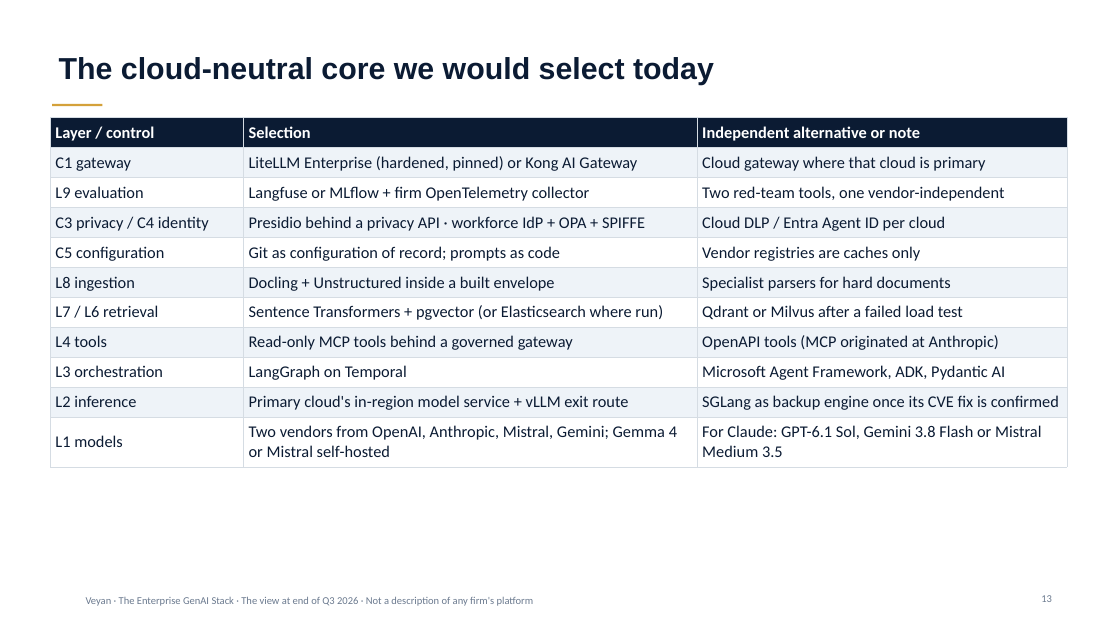
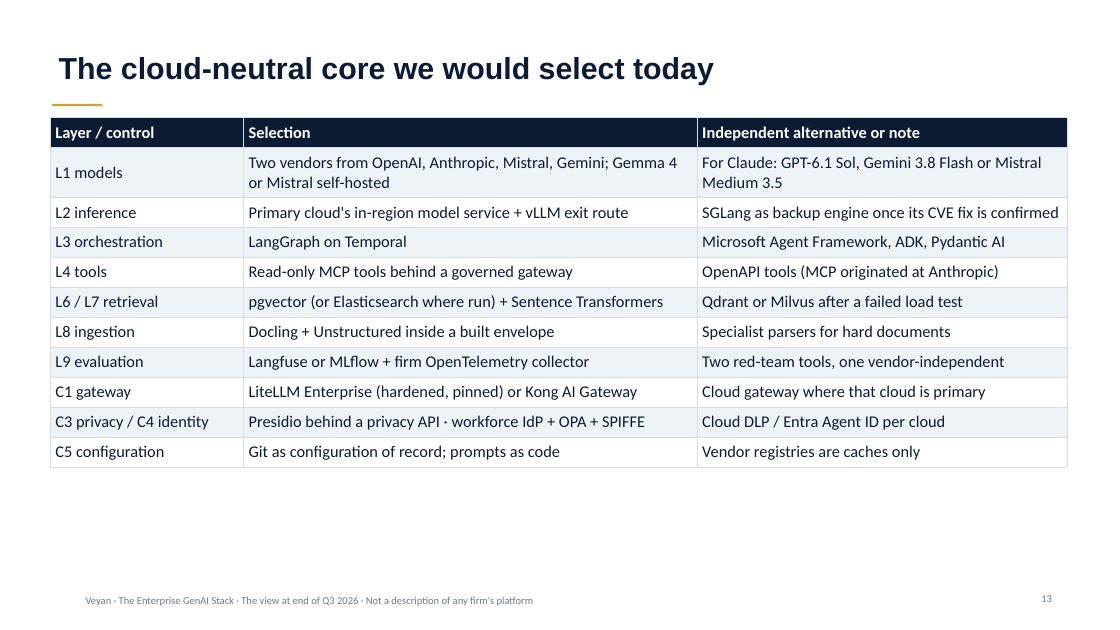
Before and after one commit to gitzerobegin/genai_stack, a slide deck: slide 13 of Enterprise_GenAI_Stack_Oct2026/03_Slides/Executive_Deck.pptx. Drawn at 1120x630 pixels with LibreOffice and Linux fonts; fonts in the diff are those of the drawing; background and template pictures are left out. Boxes give left, top, right and bottom in pixels: in the first picture for what was removed or moved away, otherwise in the second. Text is boxed around its words. In the diff, an @@ line names an element or a change of style, - is before the commit and + after.

```diff
--- a/Enterprise_GenAI_Stack_Oct2026/03_Slides/Executive_Deck.pptx
+++ b/Enterprise_GenAI_Stack_Oct2026/03_Slides/Executive_Deck.pptx
@@ table at (x1=50, y1=118, x2=1067, y2=464) @@
+row 2: L1 models | Two vendors from OpenAI, Anthropic, Mistral, Gemini; Gemma 4 or Mistral self-hosted | For Claude: GPT-6.1 Sol, Gemini 3.8 Flash or Mistral Medium 3.5
+row 3: L2 inference | Primary cloud's in-region model service + vLLM exit route | SGLang as backup engine once its CVE fix is confirmed
+row 4: L3 orchestration | LangGraph on Temporal | Microsoft Agent Framework, ADK, Pydantic AI
+row 5: L4 tools | Read-only MCP tools behind a governed gateway | OpenAPI tools (MCP originated at Anthropic)
+row 6: L6 / L7 retrieval | pgvector (or Elasticsearch where run) + Sentence Transformers | Qdrant or Milvus after a failed load test
+row 7: L8 ingestion | Docling + Unstructured inside a built envelope | Specialist parsers for hard documents
+row 8: L9 evaluation | Langfuse or MLflow + firm OpenTelemetry collector | Two red-team tools, one vendor-independent
-row 3: L9 evaluation | Langfuse or MLflow + firm OpenTelemetry collector | Two red-team tools, one vendor-independent
-row 6: L8 ingestion | Docling + Unstructured inside a built envelope | Specialist parsers for hard documents
-row 7: L7 / L6 retrieval | Sentence Transformers + pgvector (or Elasticsearch where run) | Qdrant or Milvus after a failed load test
-row 8: L4 tools | Read-only MCP tools behind a governed gateway | OpenAPI tools (MCP originated at Anthropic)
-row 9: L3 orchestration | LangGraph on Temporal | Microsoft Agent Framework, ADK, Pydantic AI
-row 10: L2 inference | Primary cloud's in-region model service + vLLM exit route | SGLang as backup engine once its CVE fix is confirmed
-row 11: L1 models | Two vendors from OpenAI, Anthropic, Mistral, Gemini; Gemma 4 or Mistral self-hosted | For Claude: GPT-6.1 Sol, Gemini 3.8 Flash or Mistral Medium 3.5
```
Also in this commit, not shown: 22 other slides changed, 58 other files.
